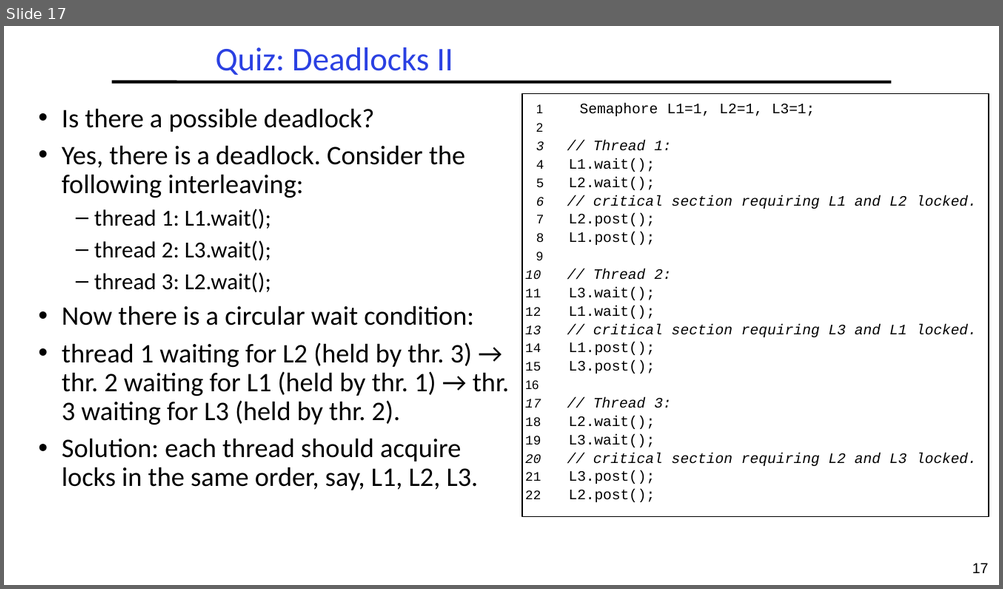
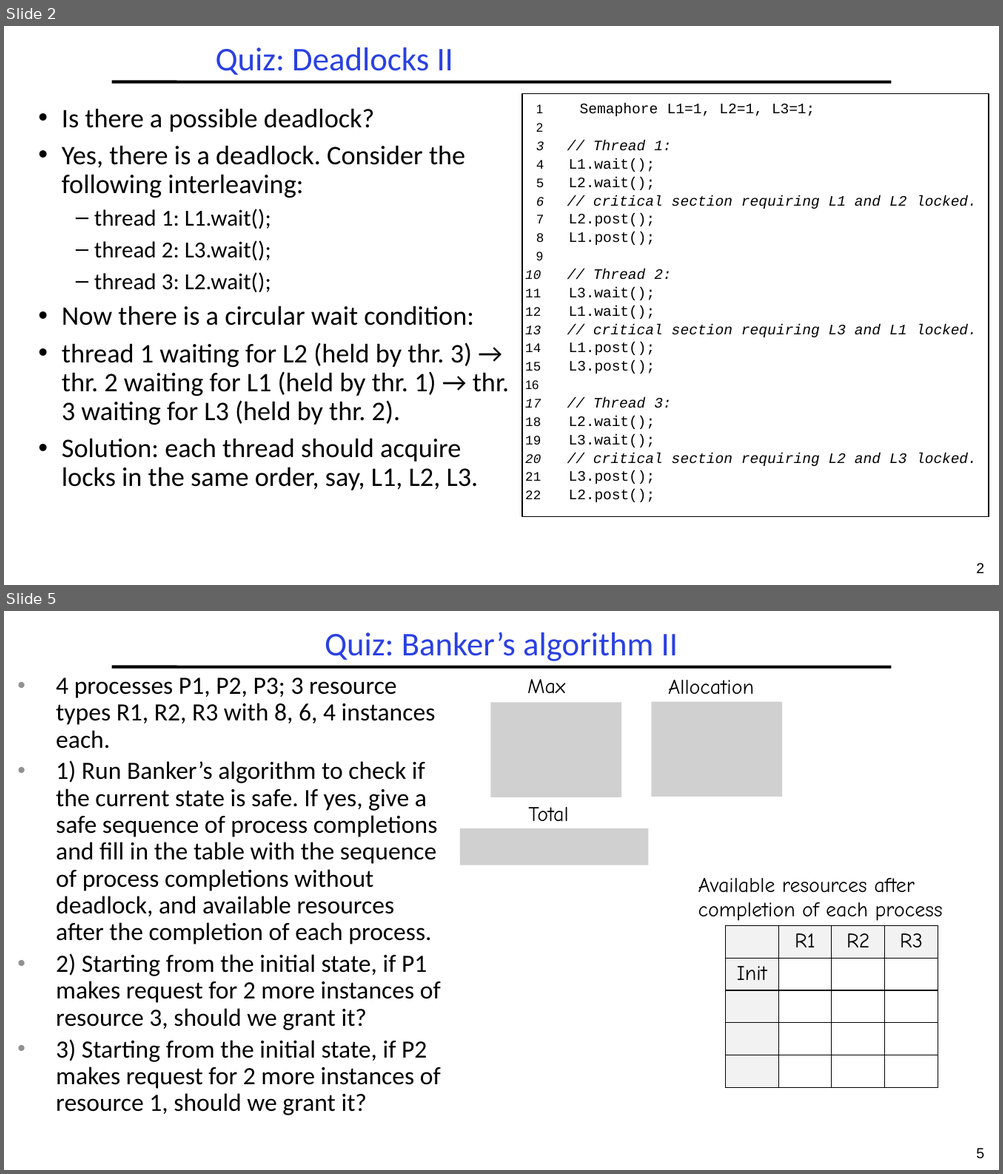
Before and after one commit to guhofstra/CSC256Fa25, a slide deck: PPTs/L4-Exercises ANS.pptx. Shown one above the other, each under a label of ours: slide 17 before the commit, slides 2 and 5 after it; the slides between them are not shown. The pictures are 1003x589 and 1003x1174 pixels, drawn with LibreOffice and Linux fonts; fonts in the diff are those of the drawing; grey boxes stand for pictures. Boxes give left, top, right and bottom in pixels: in the first picture for what was removed or moved away, otherwise in the second. Text is boxed around its words. In the diff, an @@ line names an element or a change of style, - is before the commit and + after.

```diff
--- a/PPTs/L4-Exercises ANS.pptx
+++ b/PPTs/L4-Exercises ANS.pptx
@@ slide 5 added at (x1=4, y1=611, x2=999, y2=1170), background #FFFFFF; not listed: 2 template elements that a slide beside it also shows @@
@@ title added at (x1=324, y1=632, x2=677, y2=661), 32 pt, text #2A40E2 @@
+Quiz: Banker’s algorithm II
@@ text added at (x1=56, y1=678, x2=441, y2=1116), 24 pt, text #000000 @@
+• 4 processes P1, P2, P3; 3 resource types R1, R2, R3 with 8, 6, 4 instances each.
+• 1) Run Banker’s algorithm to check if the current state is safe. If yes, give a safe sequence of process completions and fill in the table with the sequence of process completions without deadlock, and available resources after the completion of each process.
+• 2) Starting from the initial state, if P1 makes request for 2 more instances of resource 3, should we grant it?
+• 3) Starting from the initial state, if P2 makes request for 2 more instances of resource 1, should we grant it?
@@ text added at (x1=527, y1=679, x2=565, y2=694), 20 pt, text #000000 @@
+Max
@@ text added at (x1=668, y1=680, x2=754, y2=695), 20 pt, text #000000 @@
+Allocation
@@ picture added at (x1=490, y1=703, x2=621, y2=797) @@
@@ picture added at (x1=652, y1=702, x2=782, y2=797) @@
@@ text added at (x1=528, y1=807, x2=568, y2=822), 20 pt, text #000000 @@
+Total
@@ picture added at (x1=460, y1=829, x2=649, y2=866) @@
@@ text added at (x1=698, y1=878, x2=942, y2=921), 20 pt, text #000000 @@
+Available resources after completion of each process
@@ table added at (x1=726, y1=925, x2=937, y2=1088), 5 rows, 4 columns @@
+ | R1 | R2 | R3
+Init |  |  | 
+ |  |  | 
+ |  |  | 
+ |  |  | 
@@ what was slide 17 is now slide 2 @@
@@ page number at (x1=976, y1=563, x2=984, y2=574): text changed @@
-17
+2
```
Also in this commit, not shown: 3 slides changed, 3 other slides added, 4 other files.
